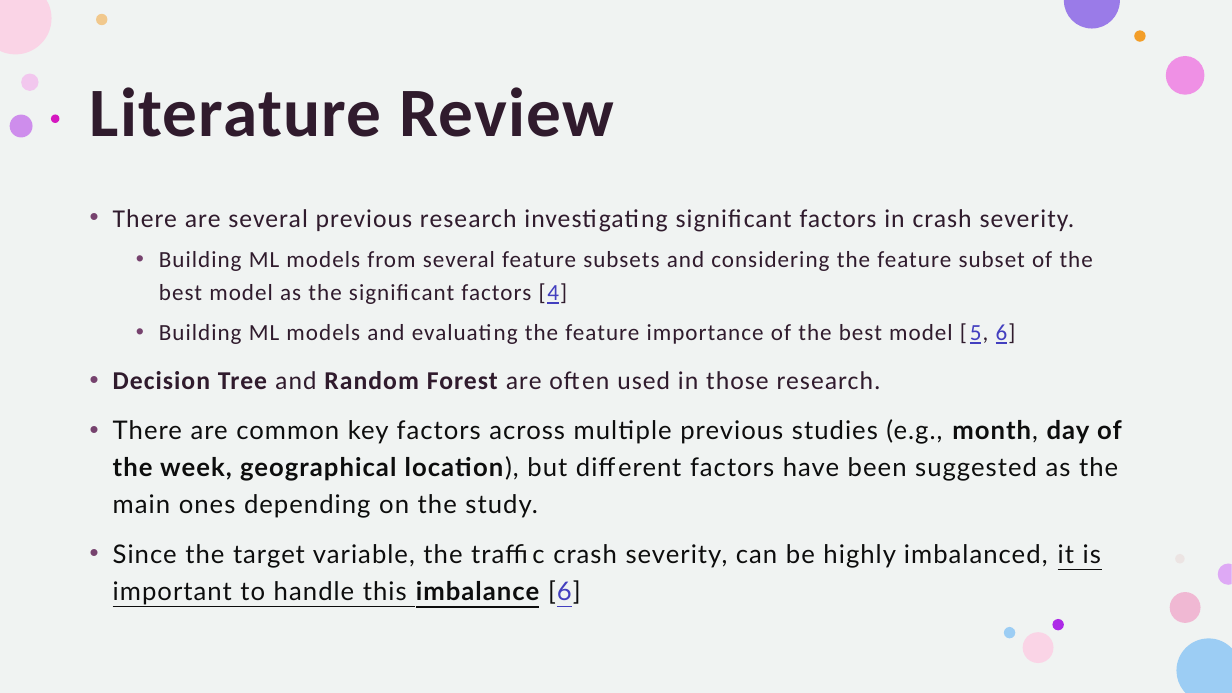
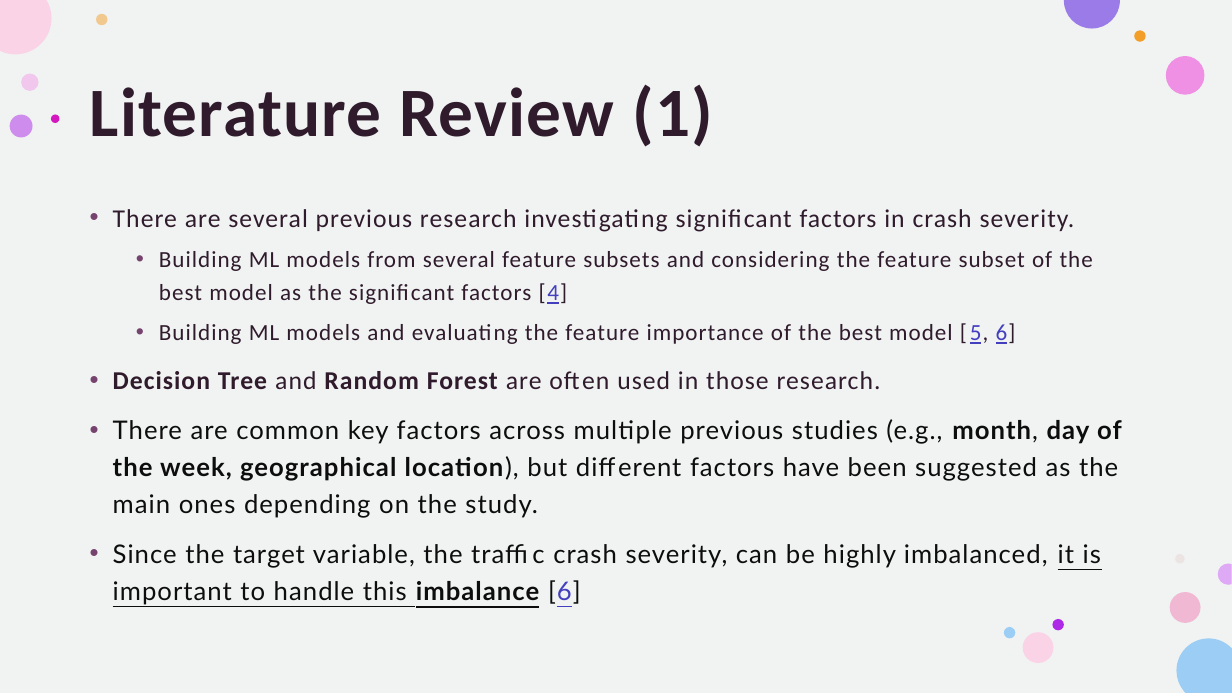
Before and after one commit to kosawa26/Capstone, a slide deck: slide 4 of Midterm_Presentation.pptx. Drawn at 1232x693 pixels with LibreOffice and Linux fonts; fonts in the diff are those of the drawing. Boxes give left, top, right and bottom in pixels: in the first picture for what was removed or moved away, otherwise in the second. Text is boxed around its words. In the diff, an @@ line names an element or a change of style, - is before the commit and + after.

```diff
--- a/Midterm_Presentation.pptx
+++ b/Midterm_Presentation.pptx
@@ title at box(90, 84, 713, 147): text changed @@
-Literature Review
+Literature Review (1)
```
Also in this commit, not shown: 4 other slides changed, 1 slide added, 1 other file.
